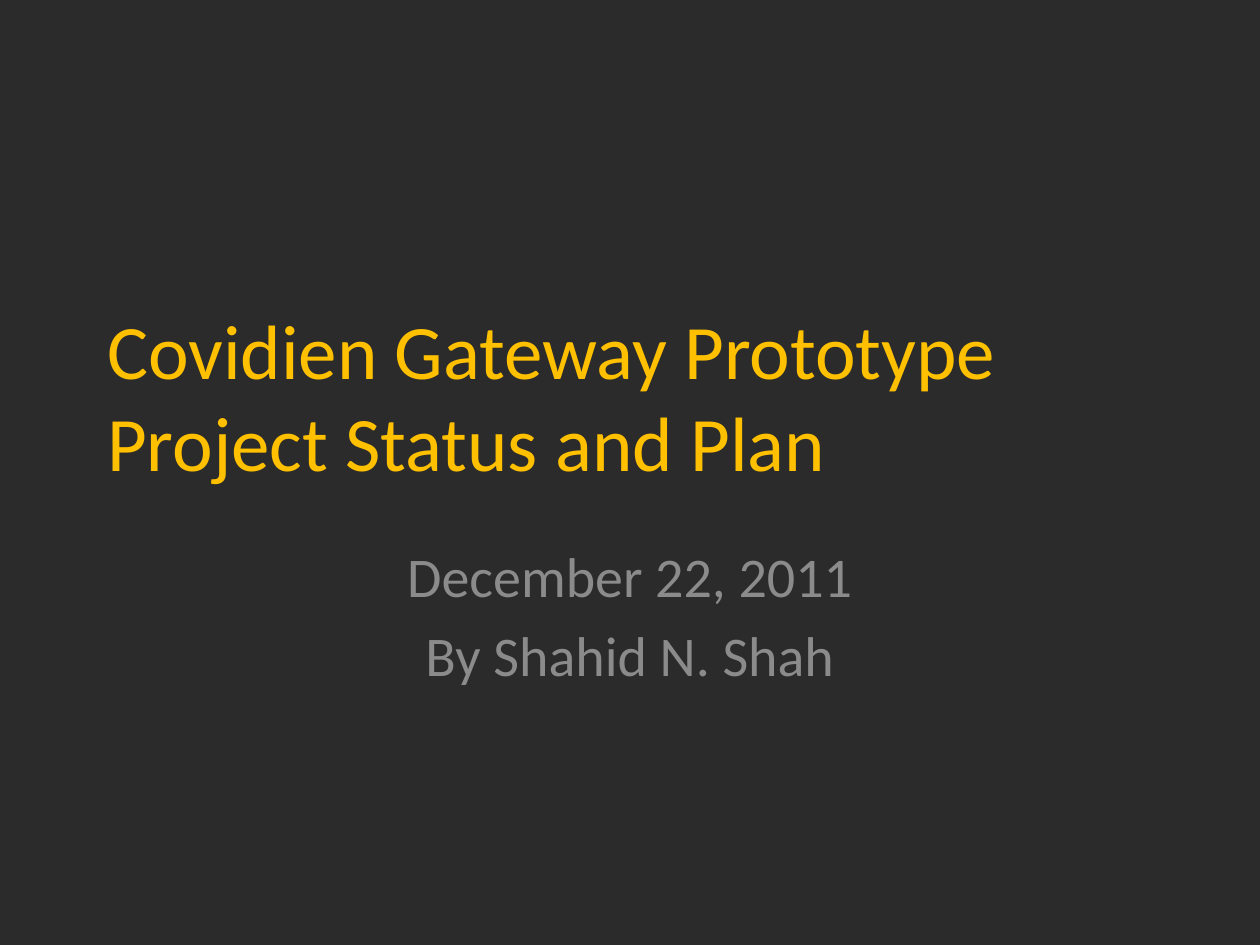
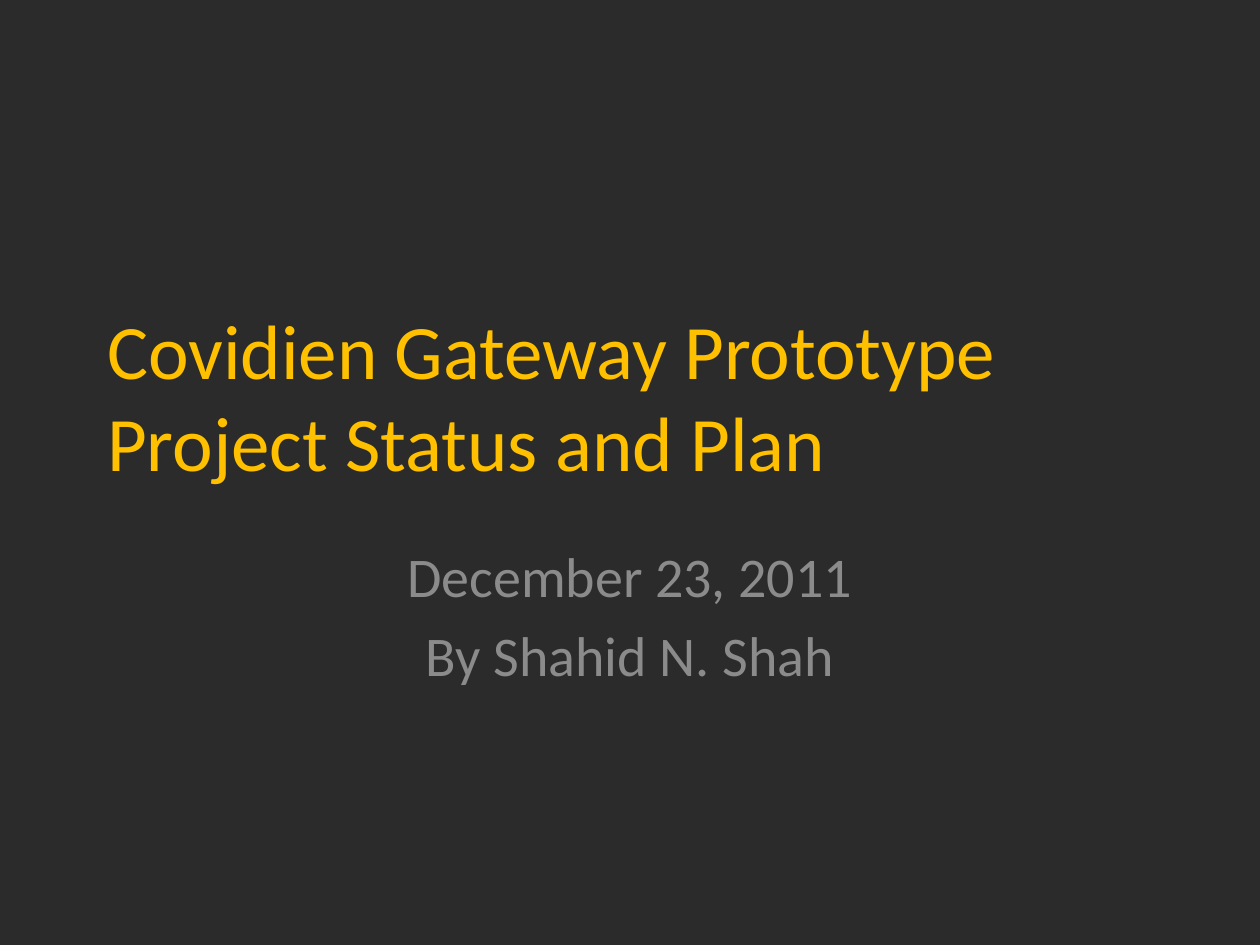
Before and after one commit to netspective/fluent, a slide deck: slide 1 of support/documents/Covidien Gateway Prototype Project Status and Plan.pptx. Drawn at 1260x945 pixels with LibreOffice and Linux fonts; fonts in the diff are those of the drawing; background and template pictures are left out; a plain dark background stands for a picture behind light text. Boxes give left, top, right and bottom in pixels: in the first picture for what was removed or moved away, otherwise in the second. Text is boxed around its words. In the diff, an @@ line names an element or a change of style, - is before the commit and + after.

```diff
--- a/support/documents/Covidien Gateway Prototype Project Status and Plan.pptx
+++ b/support/documents/Covidien Gateway Prototype Project Status and Plan.pptx
@@ subtitle at [407,558,852,604]: text changed @@
-December 22, 2011
+December 23, 2011
```
Also in this commit, not shown: 1 other slide changed, 2 slides added.
